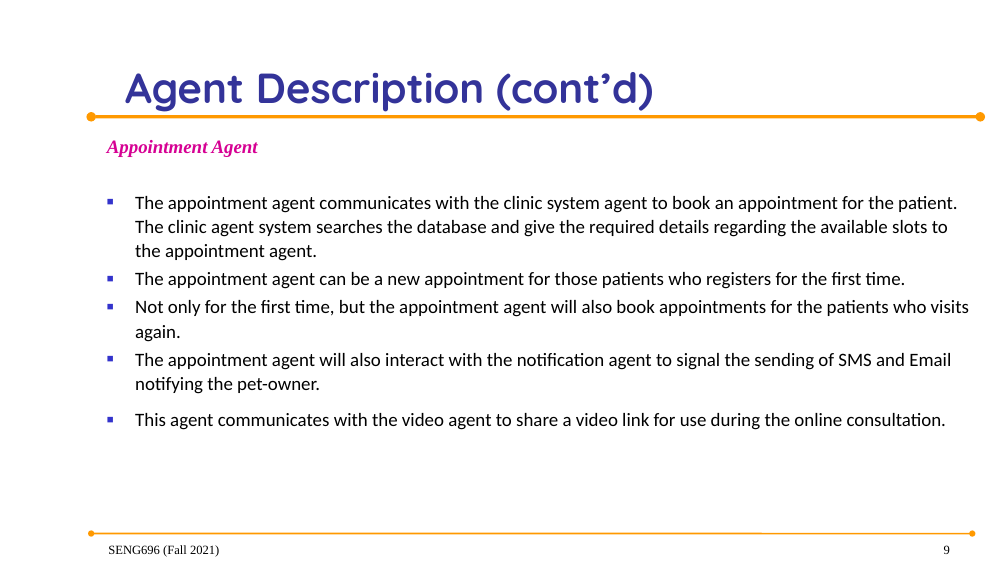
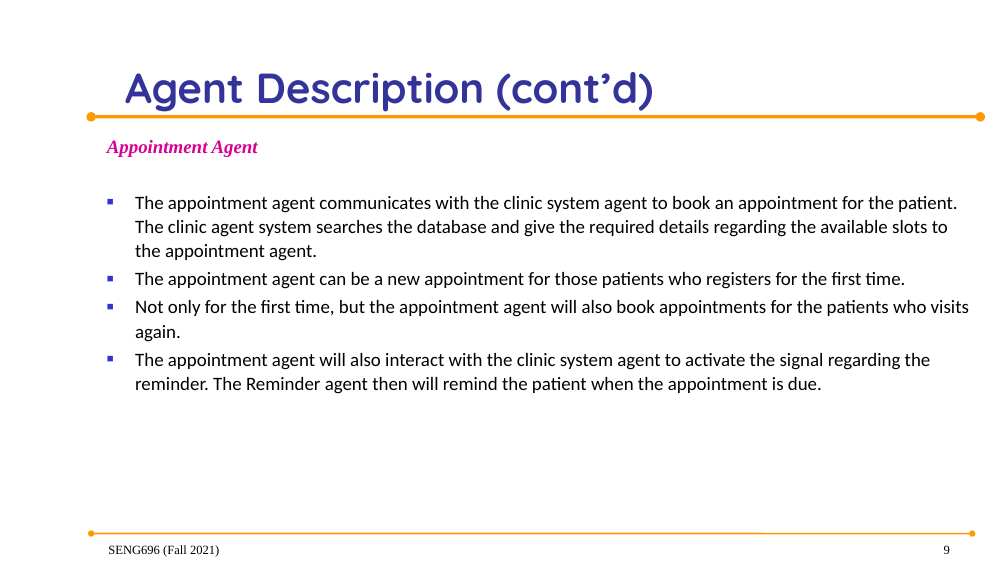
Before and after one commit to anish30145784/SENG696_GroupD, a slide deck: slide 9 of GroupD_ProjectPresentation.pptx. Drawn at 1008x567 pixels with LibreOffice and Linux fonts; fonts in the diff are those of the drawing; background and template pictures are left out. Boxes give left, top, right and bottom in pixels: in the first picture for what was removed or moved away, otherwise in the second. Text is boxed around its words. In the diff, an @@ line names an element or a change of style, - is before the commit and + after.

Commit message:
user defination case  for template and video link agent

```diff
--- a/GroupD_ProjectPresentation.pptx
+++ b/GroupD_ProjectPresentation.pptx
@@ text at box(135, 353, 931, 394): text changed @@
-■ The appointment agent will also interact with the notification agent to signal the sending of SMS and Email notifying the pet-owner.
-■ This agent communicates with the video agent to share a video link for use during the online consultation.
+■ The appointment agent will also interact with the clinic system agent to activate the signal regarding the reminder. The Reminder agent then will remind the patient when the appointment is due.
```
Also in this commit, not shown: 6 other slides changed, 4 slides added, 4 slides removed.
